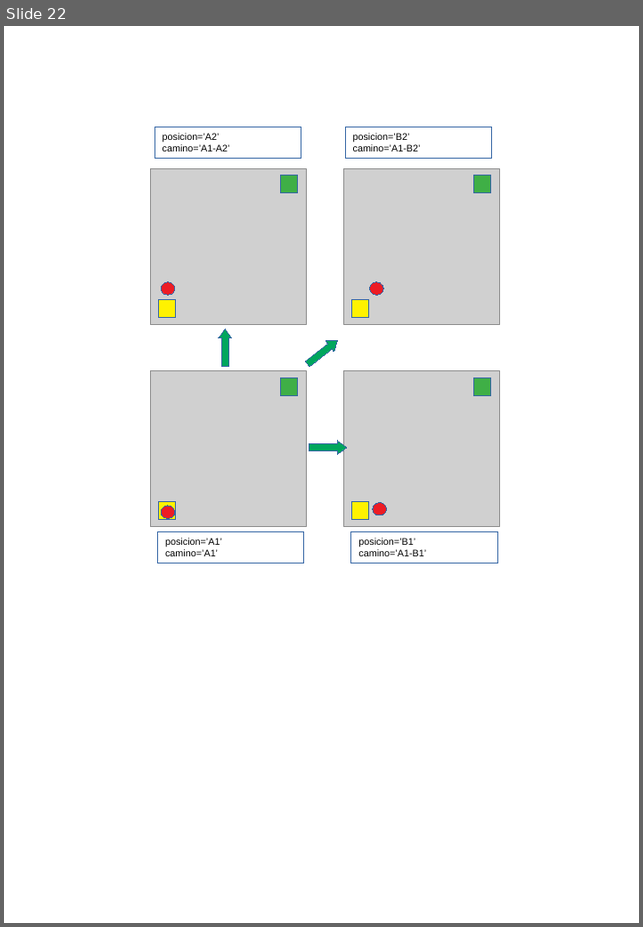
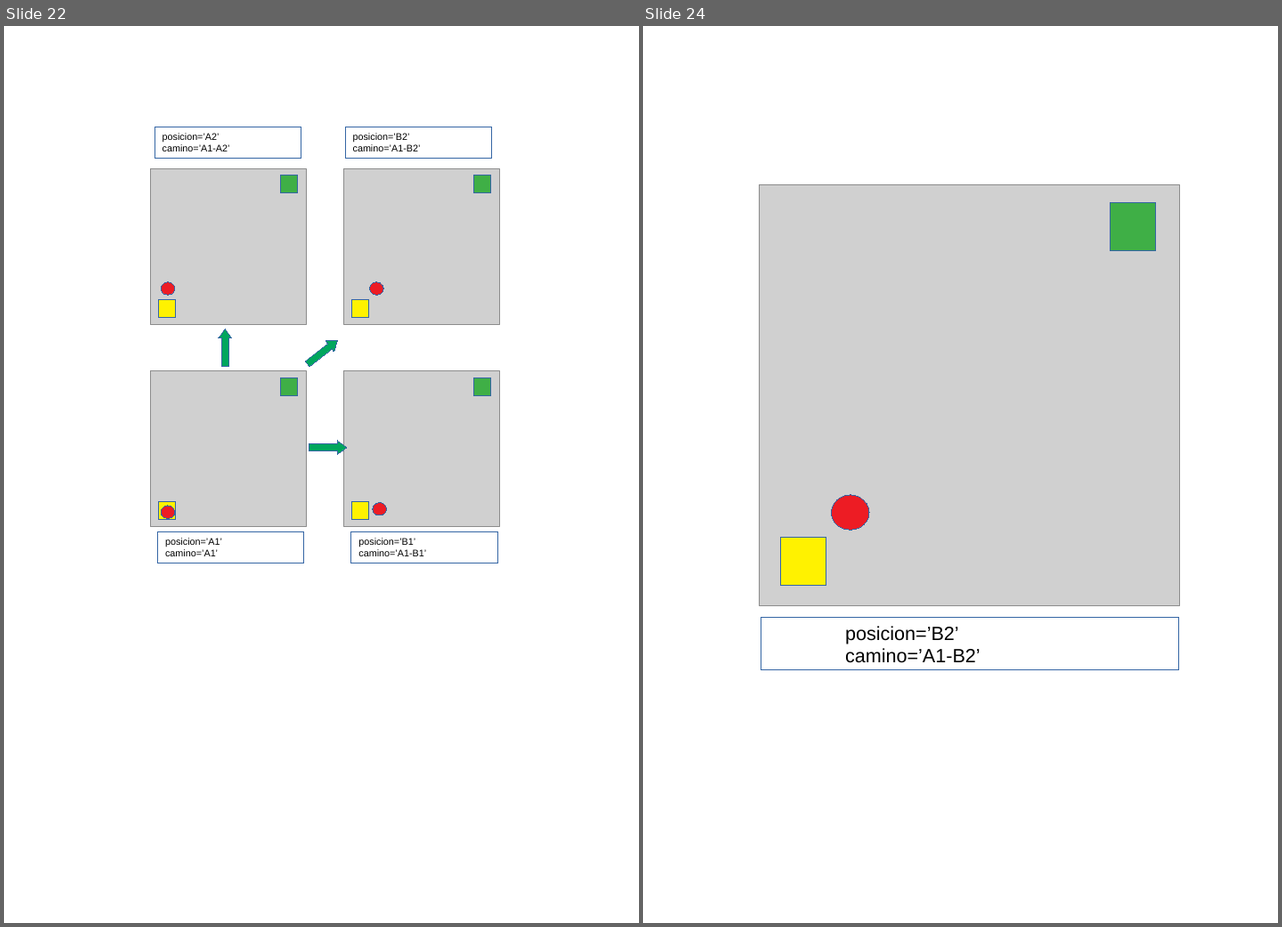
Before and after one commit to fabhrius/La-Cosa, a slide deck: capitulos/3 - Resolver un problema simple/Resolviendo un problema simple.odp. Shown side by side, each under a label of ours: slide 22 before the commit, slides 22 and 24 after it; the slides between them are not shown. The pictures are 643x927 and 1282x927 pixels, drawn with LibreOffice and Linux fonts; fonts in the diff are those of the drawing; grey boxes stand for pictures. Boxes give left, top, right and bottom in pixels: in the first picture for what was removed or moved away, otherwise in the second. Text is boxed around its words. In the diff, an @@ line names an element or a change of style, - is before the commit and + after.

```diff
--- a/capitulos/3 - Resolver un problema simple/Resolviendo un problema simple.odp
+++ b/capitulos/3 - Resolver un problema simple/Resolviendo un problema simple.odp
@@ slide 24 added at box(643, 26, 1278, 923), background #FFFFFF @@
@@ picture added at box(759, 184, 1180, 605) @@
@@ rectangle added at box(1110, 202, 1156, 251), fill #3FAF46, outline #3465A4 0 pt @@
@@ ellipse added at box(831, 495, 868, 530), fill #ED1C24, outline #3465A4 0 pt @@
@@ rectangle added at box(780, 538, 825, 586), fill #FFF200, outline #3465A4 0 pt @@
@@ rectangle added at box(761, 618, 1179, 670), outline #3465A4 0 pt, 18 pt, text #000000 @@
+posicion=’B2’
+camino=’A1-B2’
```
Also in this commit, not shown: 6 other slides added, 1 other file.
